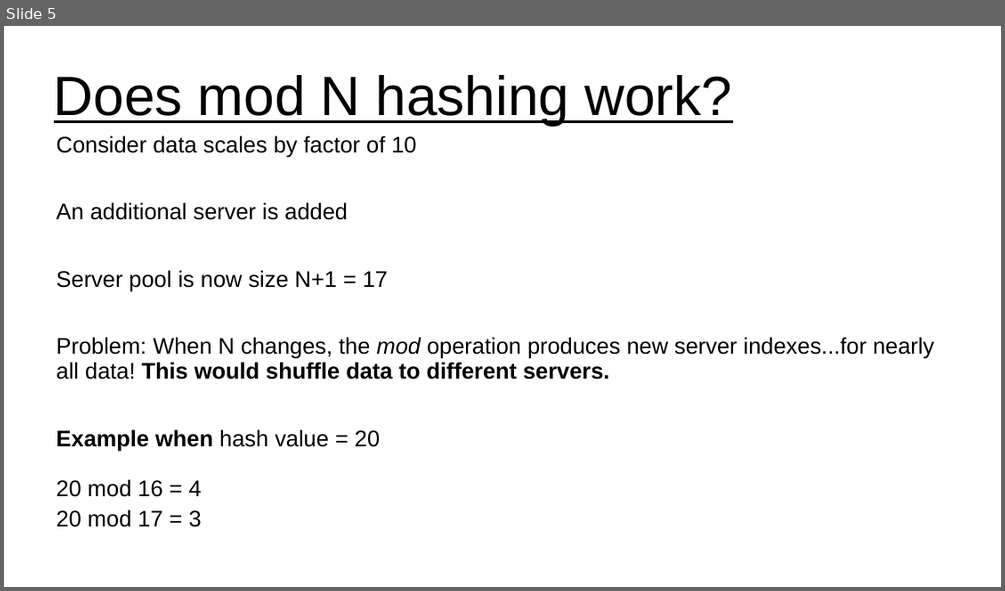
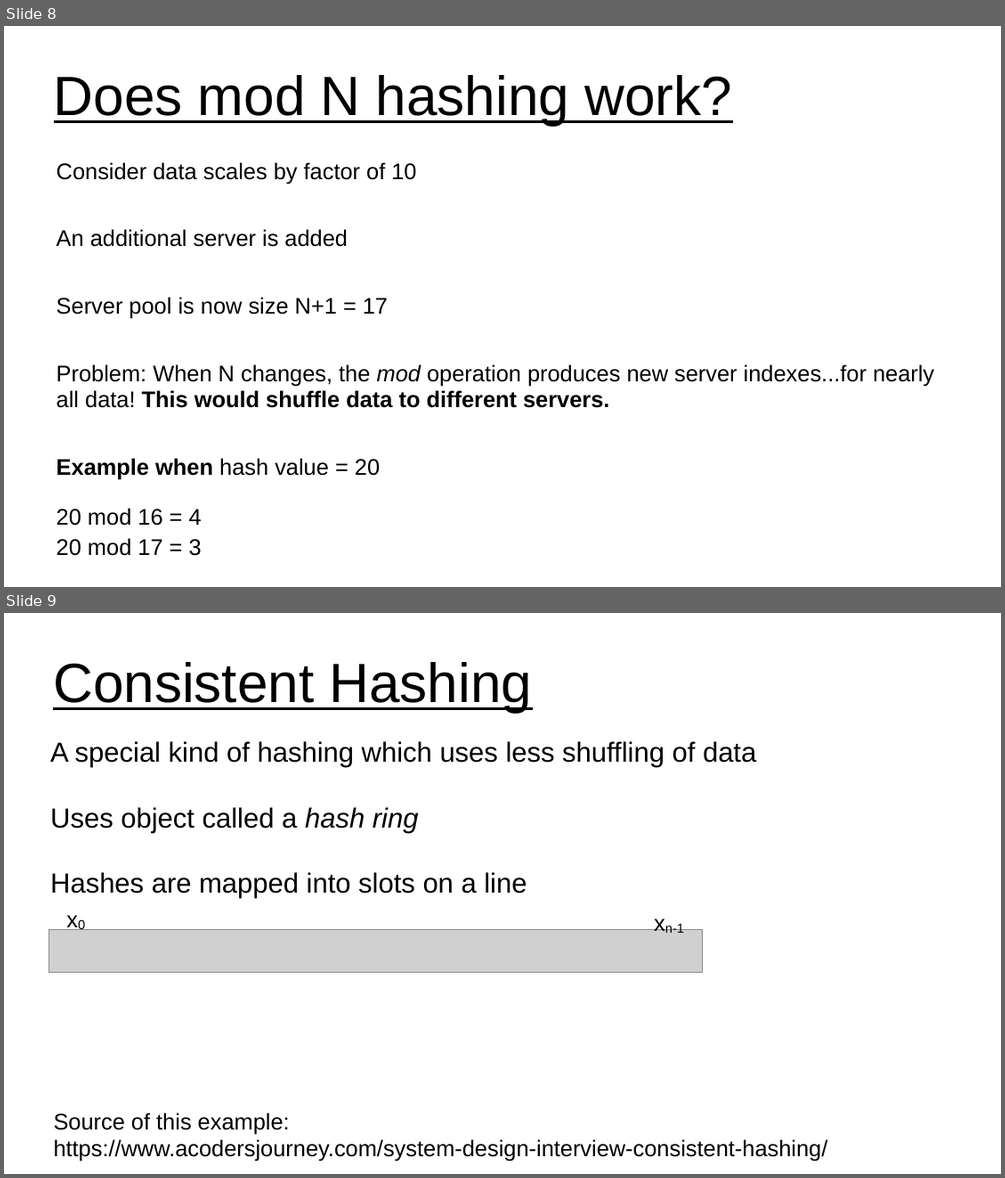
Before and after one commit to UVADS/distributed_computing, a slide deck: 09_distributed_data_concepts_and_tools/consistent_hashing.ppt. Shown one above the other, each under a label of ours: slide 5 before the commit, slides 8 and 9 after it. The pictures are 1005x591 and 1005x1178 pixels, drawn with LibreOffice and Linux fonts; fonts in the diff are those of the drawing; grey boxes stand for pictures. Boxes give left, top, right and bottom in pixels: in the first picture for what was removed or moved away, otherwise in the second. Text is boxed around its words. In the diff, an @@ line names an element or a change of style, - is before the commit and + after.

Commit message:
updated slides on consistent hashing

```diff
--- a/09_distributed_data_concepts_and_tools/consistent_hashing.ppt
+++ b/09_distributed_data_concepts_and_tools/consistent_hashing.ppt
@@ slide 9 added at [4, 613, 1001, 1174], background #FFFFFF @@
@@ text added at [53, 662, 533, 713], 44 pt, text #000000, underline @@
+Consistent Hashing
@@ subtitle added at [50, 741, 756, 898], 22 pt, text #000000 @@
+A special kind of hashing which uses less shuffling of data
+Uses object called a hash ring
+Hashes are mapped into slots on a line
@@ text added at [57, 903, 102, 938], 18 pt, text #000000 @@
+x0
@@ picture added at [49, 930, 704, 972] @@
@@ text added at [665, 923, 684, 933], 18 pt, text #000000 @@
+xn-1
@@ text added at [54, 1112, 828, 1160], 18 pt, text #000000 @@
+Source of this example:
+https://www.acodersjourney.com/system-design-interview-consistent-hashing/
@@ what was slide 5 is now slide 8 @@
@@ slide 8 changed as well @@
@@ subtitle "Consider data scales by factor ...": place and size @@
-subtitle "Consider data scales by factor ..." at [57, 135, 934, 527]
+subtitle "Consider data scales by factor ..." at [57, 162, 934, 556]
```
Also in this commit, not shown: 7 other slides changed, 5 other slides added, 1 slide removed.
